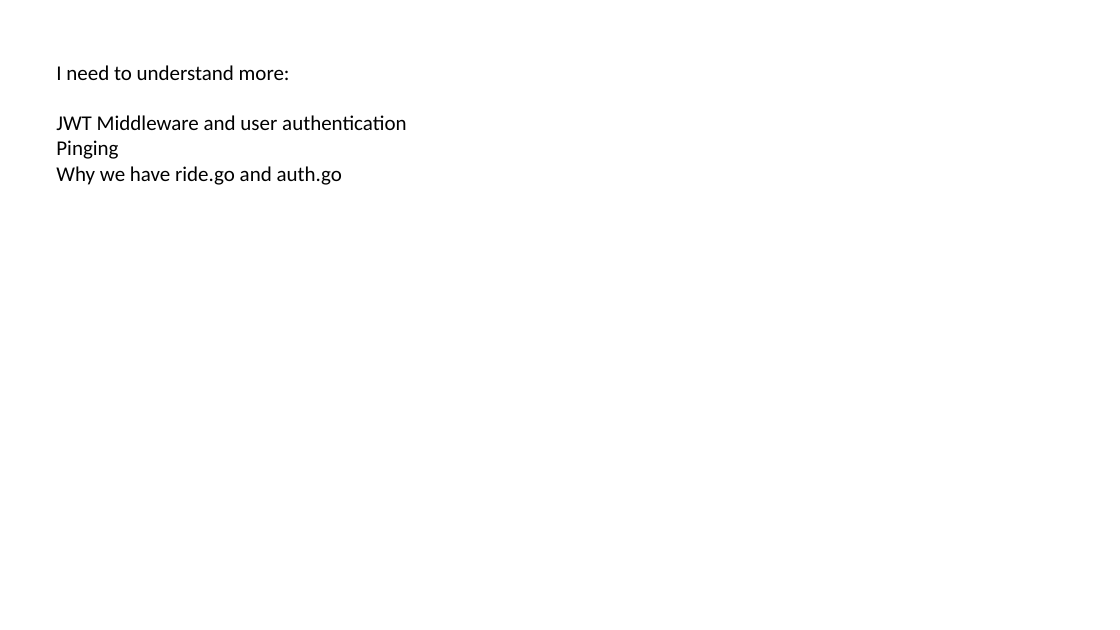
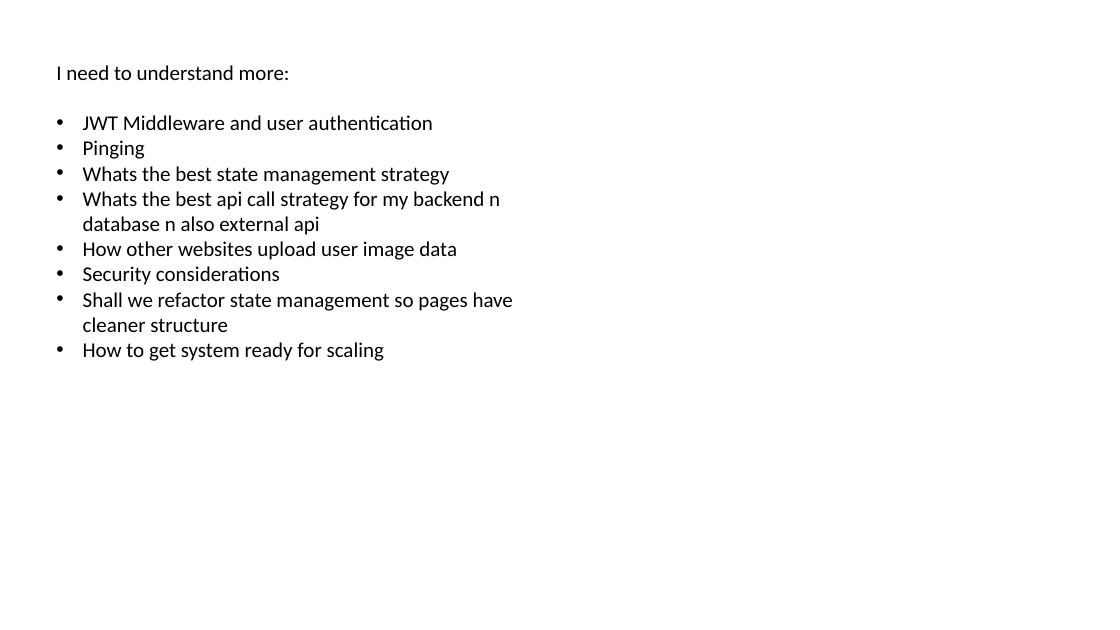
Before and after one commit to radtina/Carpool, a slide deck: slide 5 of backend/diagrams/diagrams.pptx. Drawn at 1120x630 pixels with LibreOffice and Linux fonts; fonts in the diff are those of the drawing. Boxes give left, top, right and bottom in pixels: in the first picture for what was removed or moved away, otherwise in the second. Text is boxed around its words. In the diff, an @@ line names an element or a change of style, - is before the commit and + after.

```diff
--- a/backend/diagrams/diagrams.pptx
+++ b/backend/diagrams/diagrams.pptx
@@ text "I need to understand more:" at box(56, 65, 513, 361): columns 1 to 2 @@
@@ text at box(83, 115, 432, 159): bullet none to • @@
@@ text at box(83, 166, 513, 361): text changed @@
-Why we have ride.go and auth.go
+• Whats the best state management strategy
+• Whats the best api call strategy for my backend n database n also external api
+• How other websites upload user image data
+• Security considerations
+• Shall we refactor state management so pages have cleaner structure
+• How to get system ready for scaling
```
Also in this commit, not shown: 4 other slides changed, 1 slide added, 8 other files.
